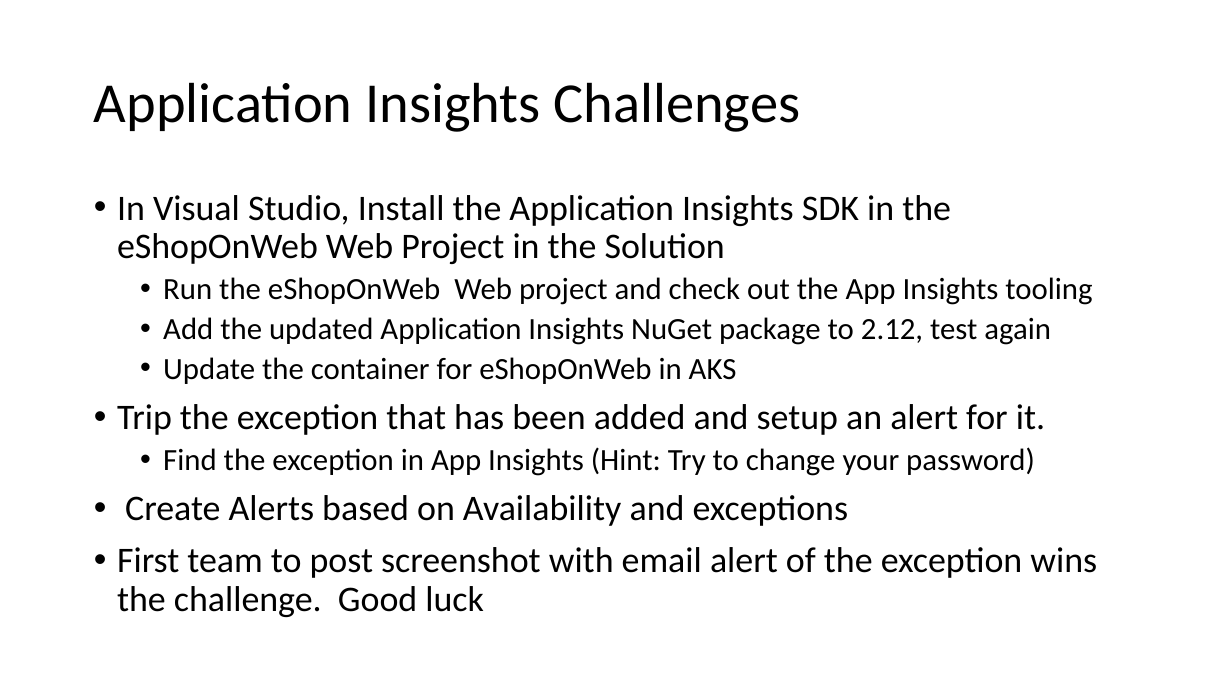
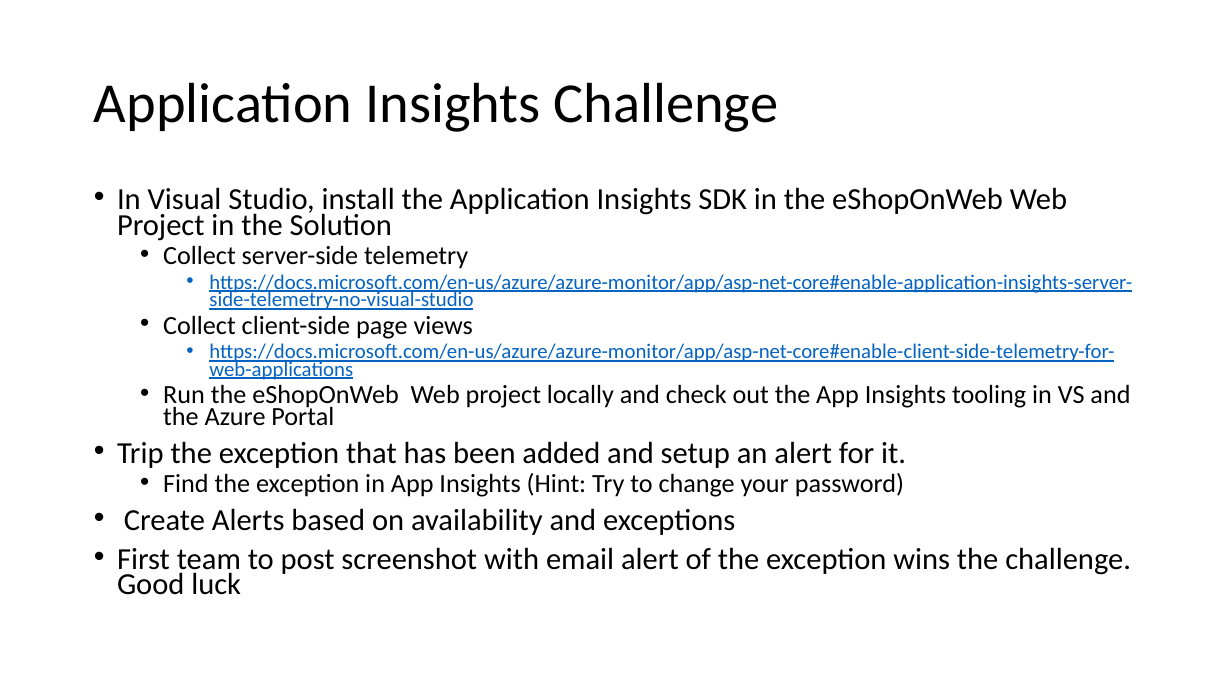
Before and after one commit to msghaleb/AzureMonitorHackathon, a slide deck: slide 7 of Student/Guides/Challenges.pptx (slide 8 before the commit). Drawn at 1232x693 pixels with LibreOffice and Linux fonts; fonts in the diff are those of the drawing. Boxes give left, top, right and bottom in pixels: in the first picture for what was removed or moved away, otherwise in the second. Text is boxed around its words. In the diff, an @@ line names an element or a change of style, - is before the commit and + after.

```diff
--- a/Student/Guides/Challenges.pptx
+++ b/Student/Guides/Challenges.pptx
@@ title at [94, 82, 779, 132]: text changed @@
-Application Insights Challenges
+Application Insights Challenge
@@ text at [117, 187, 1132, 426]: text changed; size 24 to 16.1 pt; text colour #000000 to #0563C1 @@
-• In Visual Studio, Install the Application Insights SDK in the eShopOnWeb Web Project in the Solution
-  • Run the eShopOnWeb Web project and check out the App Insights tooling
-  • Add the updated Application Insights NuGet package to 2.12, test again
-  • Update the container for eShopOnWeb in AKS
+• In Visual Studio, install the Application Insights SDK in the eShopOnWeb Web Project in the Solution
+  • Collect server-side telemetry
+    • https://docs.microsoft.com/en-us/azure/azure-monitor/app/asp-net-core#enable-application-insights-server-side-telemetry-no-visual-studio
+  • Collect client-side page views
+    • https://docs.microsoft.com/en-us/azure/azure-monitor/app/asp-net-core#enable-client-side-telemetry-for-web-applications
+  • Run the eShopOnWeb Web project locally and check out the App Insights tooling in VS and the Azure Portal
@@ text at [117, 441, 1131, 595]: size 28 to 23.8 pt in "Trip the exception that has been added ...", "First team to post screenshot with email ..."; size 24 to 20.4 pt in "Find the exception in App Insights (Hint: ..."; line spacing 0.9 to 0.7 @@
@@ text at [124, 508, 735, 535]: text changed; size 28 to 23.8 pt @@
-• Create Alerts based on Availability and exceptions
+• Create Alerts based on availability and exceptions
```
Also in this commit, not shown: 5 other slides changed.
